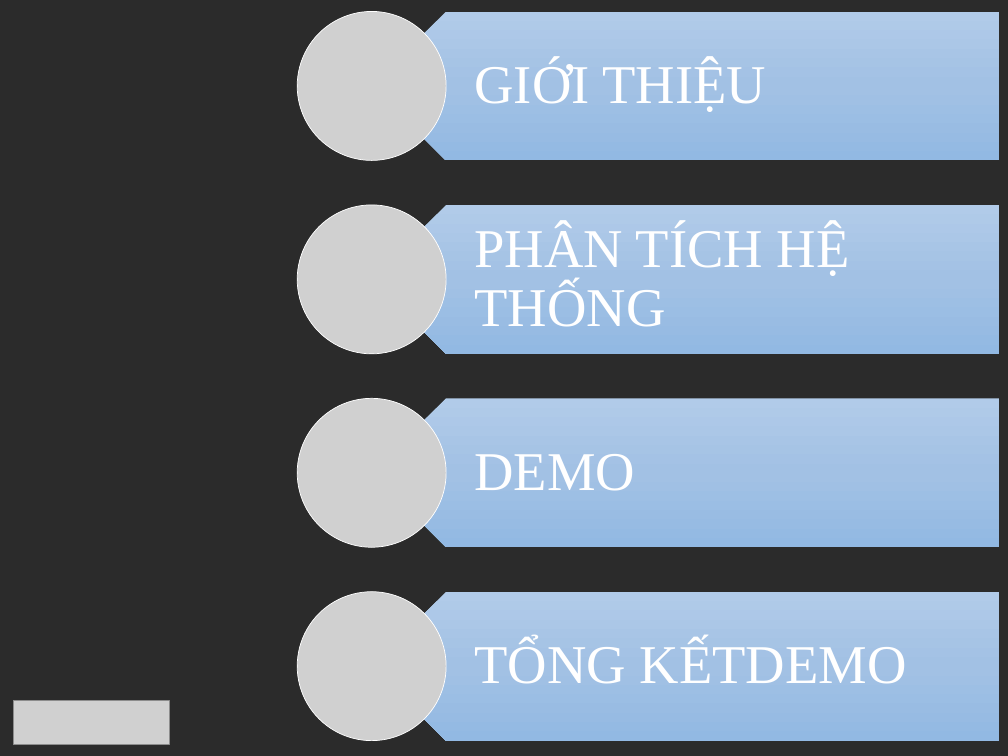
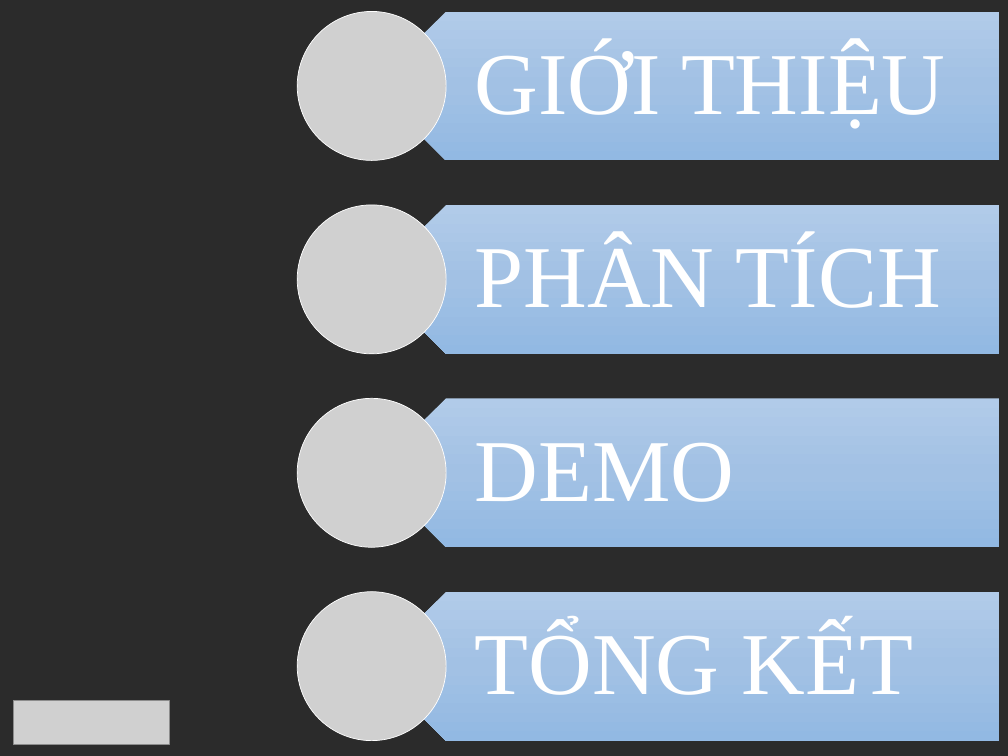
Before and after one commit to huytd-it/itconnect.pw, a slide deck: slide 2 of documents/DATN.pptx. Drawn at 1008x756 pixels with LibreOffice and Linux fonts; fonts in the diff are those of the drawing; grey boxes stand for pictures; background and template pictures are left out; a plain dark background stands for a picture behind light text. Boxes give left, top, right and bottom in pixels: in the first picture for what was removed or moved away, otherwise in the second. Text is boxed around its words. In the diff, an @@ line names an element or a change of style, - is before the commit and + after.

```diff
--- a/documents/DATN.pptx
+++ b/documents/DATN.pptx
@@ text "GIỚI THIỆU" at <box>475,45,945,129</box>: size 39 to 63 pt; more space between paragraphs @@
@@ text at <box>475,238,941,308</box>: text changed; size 39 to 63 pt @@
-PHÂN TÍCH HỆ THỐNG
+PHÂN TÍCH
@@ text "DEMO" at <box>475,443,735,502</box>: size 39 to 63 pt; more space between paragraphs @@
@@ text at <box>475,625,913,695</box>: text changed; size 39 to 63 pt @@
-TỔNG KẾTDEMO
+TỔNG KẾT
```
Also in this commit, not shown: 2 other slides changed, 2 other files.
